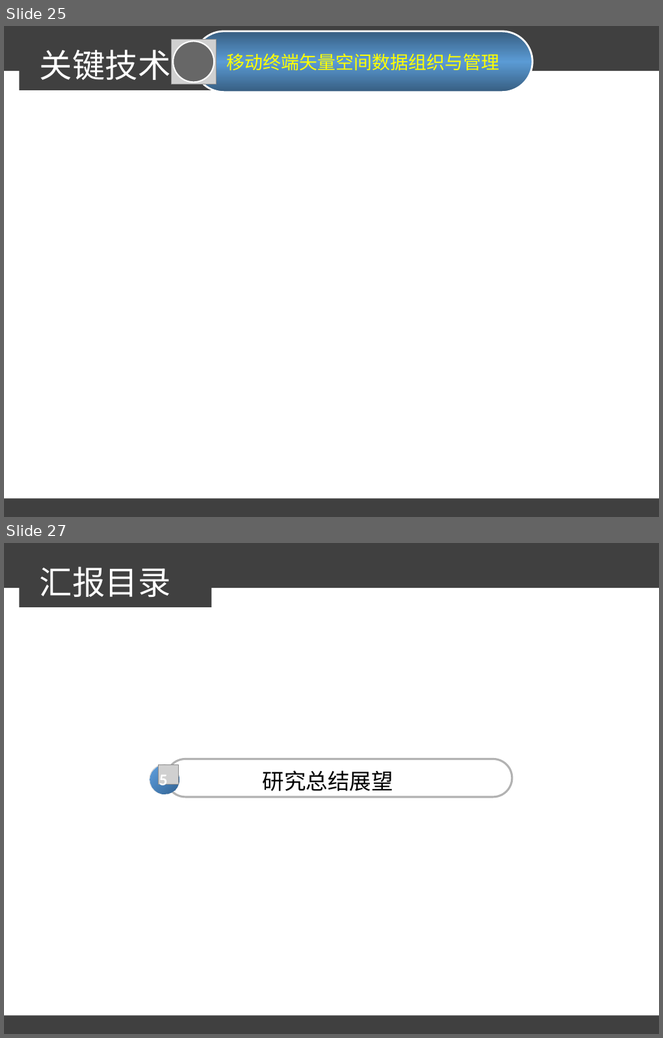
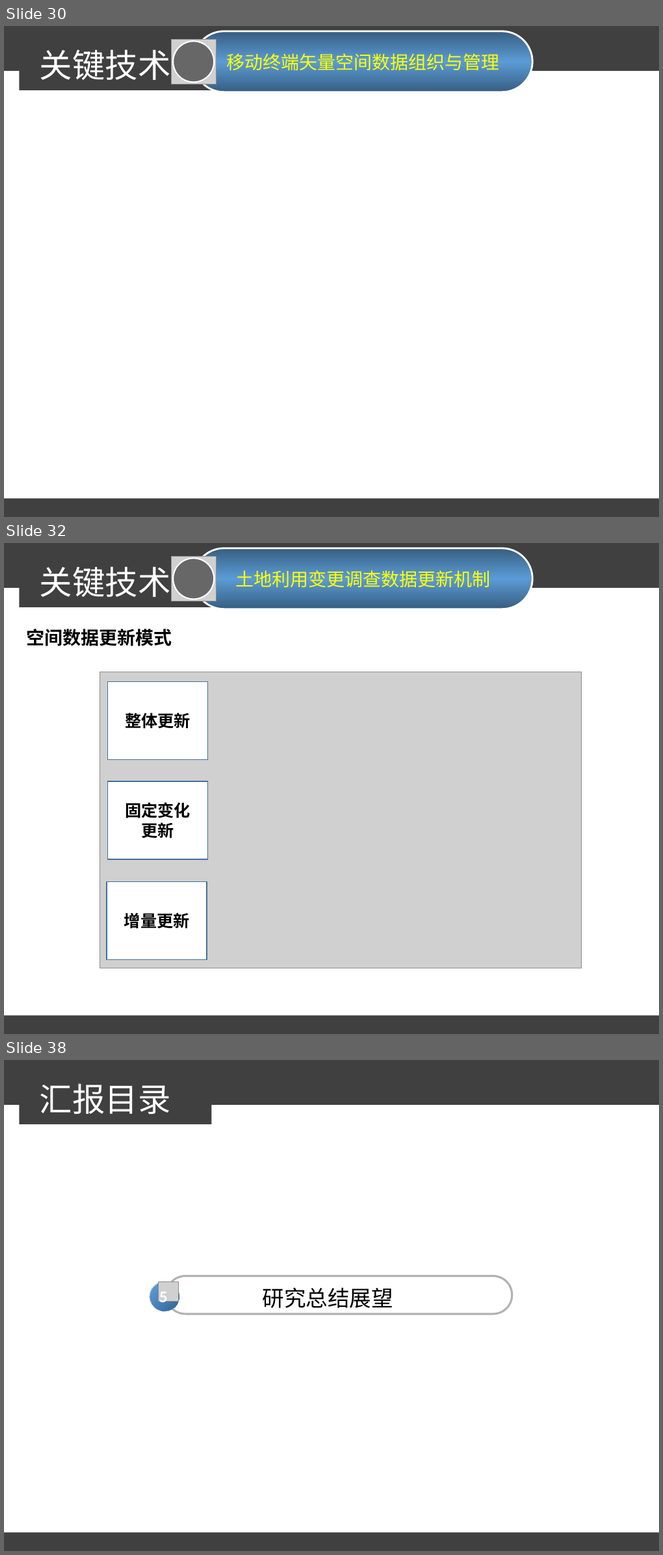
Before and after one commit to sunxianlei/MyThesis, a slide deck: 汇报答辩/论文答辩.ppt. Shown one above the other, each under a label of ours: slides 25 and 27 before the commit, slides 30, 32 and 38 after it; the slides between them are not shown. The pictures are 663x1038 and 663x1555 pixels, drawn with LibreOffice and Linux fonts; fonts in the diff are those of the drawing; grey boxes stand for pictures; background and template pictures are left out. Boxes give left, top, right and bottom in pixels: in the first picture for what was removed or moved away, otherwise in the second. Text is boxed around its words. In the diff, an @@ line names an element or a change of style, - is before the commit and + after.

Commit message:
添加第二第三技术点框架部分
添加第二第三技术点框架部分

```diff
--- a/汇报答辩/论文答辩.ppt
+++ b/汇报答辩/论文答辩.ppt
@@ slide 32 added at bbox=[4, 543, 659, 1034], background #FFFFFF; not listed: 3 template elements that a slide beside it also shows @@
@@ picture added at bbox=[171, 556, 216, 601] @@
@@ ellipse added at bbox=[173, 558, 215, 600], fill #000000 at 50% opacity, outline #FFFFFF 1.5 pt @@
@@ rounded rectangle added at bbox=[193, 548, 532, 609], fill gradient #375E81 to #5B9BD5, outline #FFFFFF 2.01 pt, 20 pt, text #FFFF00 @@
+土地利用变更调查数据更新机制
@@ text added at bbox=[40, 566, 171, 597], 36 pt, text #FFFFFF @@
+关键技术
@@ text added at bbox=[26, 629, 172, 646], 20 pt, text #000000, bold @@
+空间数据更新模式
@@ picture added at bbox=[100, 672, 582, 968] @@
@@ rectangle added at bbox=[107, 682, 207, 760], fill #FFFFFF, outline #41719C 0.99 pt, 18 pt, text #000000, bold @@
+整体更新
@@ rectangle added at bbox=[107, 782, 207, 860], fill #FFFFFF, outline #41719C 0.99 pt, 18 pt, text #000000, bold @@
+固定变化
+更新
@@ rectangle added at bbox=[107, 882, 207, 960], fill #FFFFFF, outline #41719C 0.99 pt, 18 pt, text #000000, bold @@
+增量更新
@@ what was slide 25 is now slide 30 @@
@@ what was slide 27 is now slide 38 @@
```
Also in this commit, not shown: 1 slide changed, 10 other slides added.
